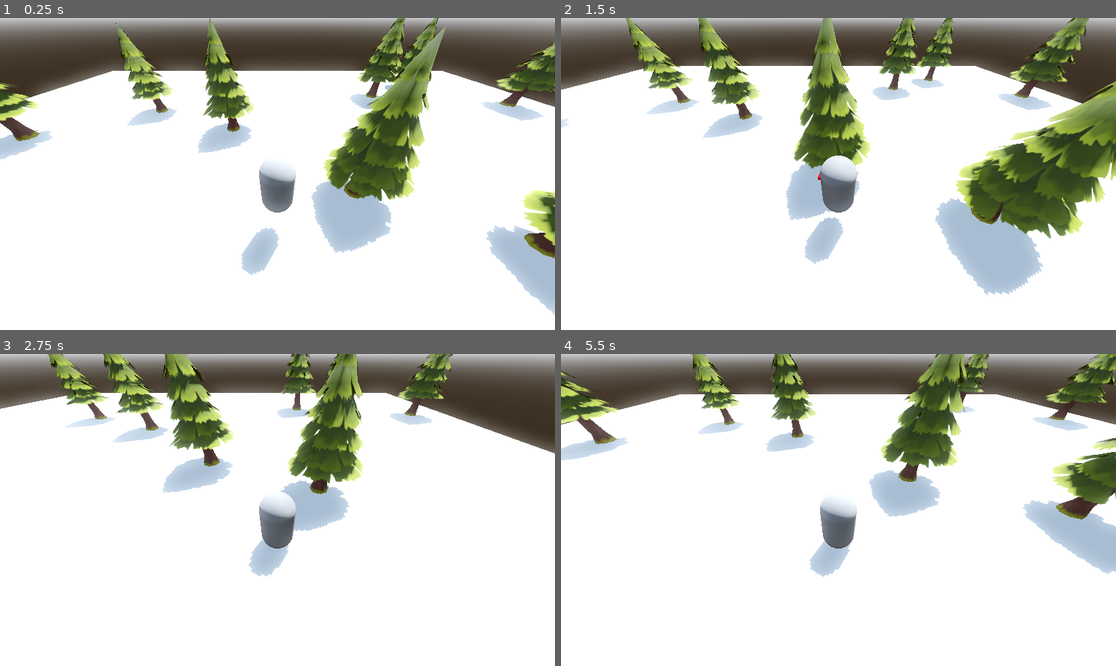
Above: before the commit, frames 1-4 (two rows, left to right).
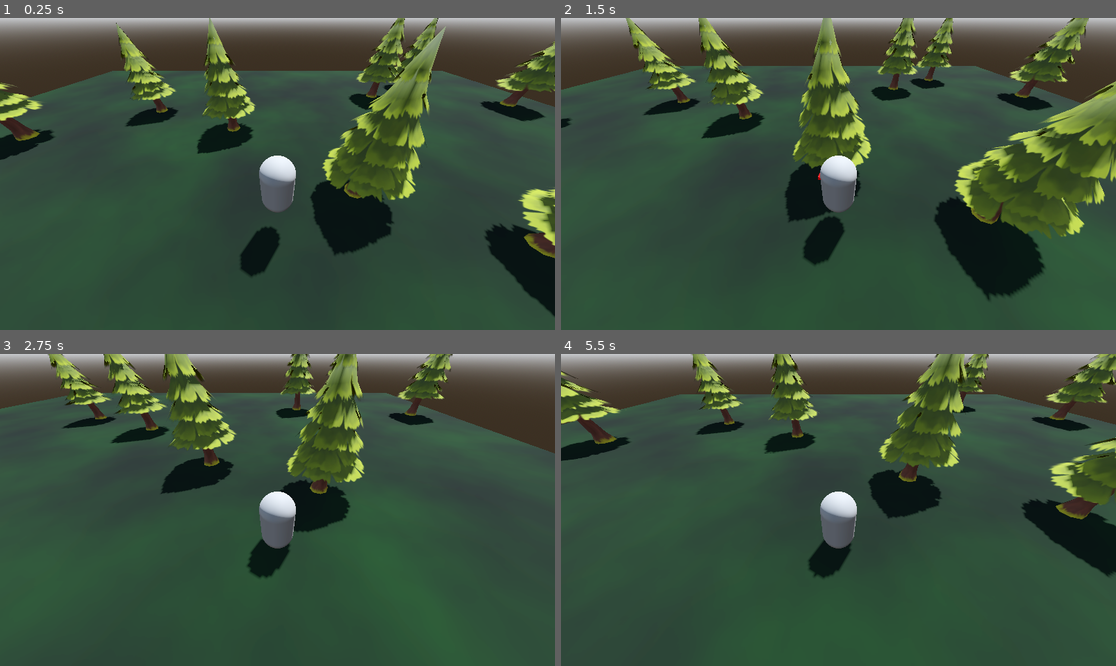
Above: after the commit, the same moments.

Repository: SugarF0x/the-harvest
Game: Godot game, scene res://zones/sandbox.tscn
Two runs of this game, one before a commit and one after it. Both use one fixed random seed, a clock stepped at 60 frames per second and the inputs below.
Inputs (mouse positions are in pixels of both pictures, inside the frame that each line leads up to):
- Up to frame 1 (0.25 s): no input
- Up to frame 2 (1.5 s): tap Enter (ui_accept) at 0.5, 0.77 s; move the mouse to (960, 158) at 0.52 s; hold D (move_right) 0.53-1.28 s; click (960, 158) at 0.67 s; move the mouse to (727, 189) at 1.27 s; hold S (move_backward) from 1.28 s (still down)
- Up to frame 3 (2.75 s): tap Enter (ui_accept) at 1.52 s; move the mouse to (333, 441) at 2.02 s; release S (move_backward) at 2.03 s; hold D (move_right) from 2.03 s (still down)
- Up to frame 4 (5.5 s): move the mouse to (810, 572) at 2.77 s; release D (move_right) at 2.78 s; hold W (move_forward) 2.78-3.53 s; click (810, 572) at 2.92 s; tap Enter (ui_accept) at 3.02, 3.77, 4.52 s; move the mouse to (1005, 556) at 3.52 s; hold A (move_left) 3.53-5.03 s; move the mouse to (672, 463) at 4.27 s; move the mouse to (866, 510) at 5.02 s; hold S (move_backward) from 5.03 s (still down); click (866, 510) at 5.17 s

The runs differ from the first frame. In frame 1, 75% of the frame differs, in the area x 0-100%, y 14-100%; in frame 2, 72%; in frame 3, 81%; in frame 4, 82%, in the area x 0-100%, y 10-100%.

Commit message:
add some ground shader

Diff:
--- /dev/null
+++ b/zones/sandbox.tres
@@ -0,0 +1,65 @@
+[gd_resource type="VisualShader" load_steps=7 format=3 uid="uid://bod0200m8nx37"]
+
+[sub_resource type="VisualShaderNodeColorConstant" id="VisualShaderNodeColorConstant_srvyl"]
+constant = Color(0.0231283, 0.108139, 0.0207852, 1)
+
+[sub_resource type="FastNoiseLite" id="FastNoiseLite_gwfvf"]
+
+[sub_resource type="NoiseTexture2D" id="NoiseTexture2D_ttevg"]
+noise = SubResource("FastNoiseLite_gwfvf")
+
+[sub_resource type="VisualShaderNodeTexture" id="VisualShaderNodeTexture_7btfp"]
+output_port_for_preview = 0
+expanded_output_ports = [0]
+texture = SubResource("NoiseTexture2D_ttevg")
+
+[sub_resource type="VisualShaderNodeVectorOp" id="VisualShaderNodeVectorOp_415eo"]
+output_port_for_preview = 0
+operator = 2
+
+[sub_resource type="VisualShaderNodeVectorOp" id="VisualShaderNodeVectorOp_iip60"]
+default_input_values = [0, Vector3(0, 0, 0), 1, Vector3(0.5, 0.5, 0.5)]
+
+[resource]
+code = "shader_type spatial;
+render_mode blend_mix, depth_draw_opaque, cull_back, diffuse_lambert, specular_schlick_ggx;
+
+uniform sampler2D tex_frg_7;
+
+
+
+void fragment() {
+// ColorConstant:2
+	vec4 n_out2p0 = vec4(0.023128, 0.108139, 0.020785, 1.000000);
+
+
+// Texture2D:7
+	vec4 n_out7p0 = texture(tex_frg_7, UV);
+
+
+// VectorOp:9
+	vec3 n_in9p1 = vec3(0.50000, 0.50000, 0.50000);
+	vec3 n_out9p0 = vec3(n_out7p0.xyz) + n_in9p1;
+
+
+// VectorOp:8
+	vec3 n_out8p0 = vec3(n_out2p0.xyz) * n_out9p0;
+
+
+// Output:0
+	ALBEDO = n_out8p0;
+
+
+}
+"
+graph_offset = Vector2(-572.062, -200.677)
+nodes/fragment/0/position = Vector2(680, -60)
+nodes/fragment/2/node = SubResource("VisualShaderNodeColorConstant_srvyl")
+nodes/fragment/2/position = Vector2(100, -160)
+nodes/fragment/7/node = SubResource("VisualShaderNodeTexture_7btfp")
+nodes/fragment/7/position = Vector2(-300, -160)
+nodes/fragment/8/node = SubResource("VisualShaderNodeVectorOp_415eo")
+nodes/fragment/8/position = Vector2(340, -160)
+nodes/fragment/9/node = SubResource("VisualShaderNodeVectorOp_iip60")
+nodes/fragment/9/position = Vector2(80, -40)
+nodes/fragment/connections = PackedInt32Array(8, 0, 0, 0, 2, 0, 8, 0, 7, 0, 9, 0, 9, 0, 8, 1)
--- a/zones/sandbox.tscn
+++ b/zones/sandbox.tscn
@@ -1,7 +1,8 @@
-[gd_scene load_steps=8 format=3 uid="uid://cm3ushrgletac"]
+[gd_scene load_steps=9 format=3 uid="uid://cm3ushrgletac"]
 
 [ext_resource type="Script" path="res://zones/sandbox.gd" id="1_itskw"]
 [ext_resource type="PackedScene" uid="uid://bb5n570m33wfc" path="res://entities/player/player.tscn" id="1_qt5su"]
+[ext_resource type="Shader" uid="uid://bod0200m8nx37" path="res://zones/sandbox.tres" id="2_0q3wb"]
 [ext_resource type="PackedScene" uid="uid://bd2qde8tp8mfk" path="res://entities/resources/tree/tree.tscn" id="2_6rah6"]
 
 [sub_resource type="ProceduralSkyMaterial" id="ProceduralSkyMaterial_wglka"]
@@ -17,7 +18,9 @@
 tonemap_mode = 2
 glow_enabled = true
 
-[sub_resource type="StandardMaterial3D" id="StandardMaterial3D_k5exn"]
+[sub_resource type="ShaderMaterial" id="ShaderMaterial_o1ejd"]
+render_priority = 0
+shader = ExtResource("2_0q3wb")
 
 [node name="Node3D" type="Node3D"]
 script = ExtResource("1_itskw")
@@ -32,7 +35,7 @@
 [node name="CSGBox3D" type="CSGBox3D" parent="."]
 use_collision = true
 size = Vector3(50, 1, 50)
-material = SubResource("StandardMaterial3D_k5exn")
+material = SubResource("ShaderMaterial_o1ejd")
 
 [node name="Player" parent="." instance=ExtResource("1_qt5su")]
 transform = Transform3D(1, 0, 0, 0, 1, 0, 0, 0, 1, 0, 3, 0)
